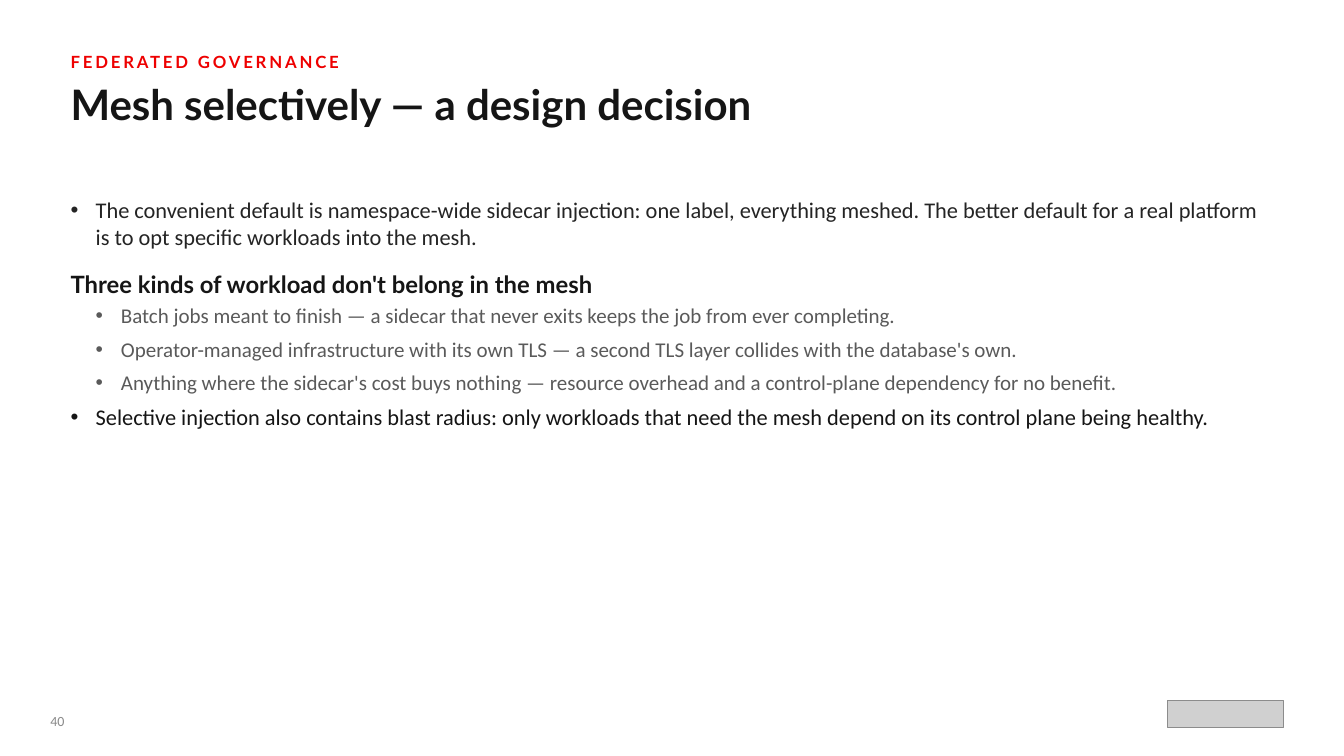
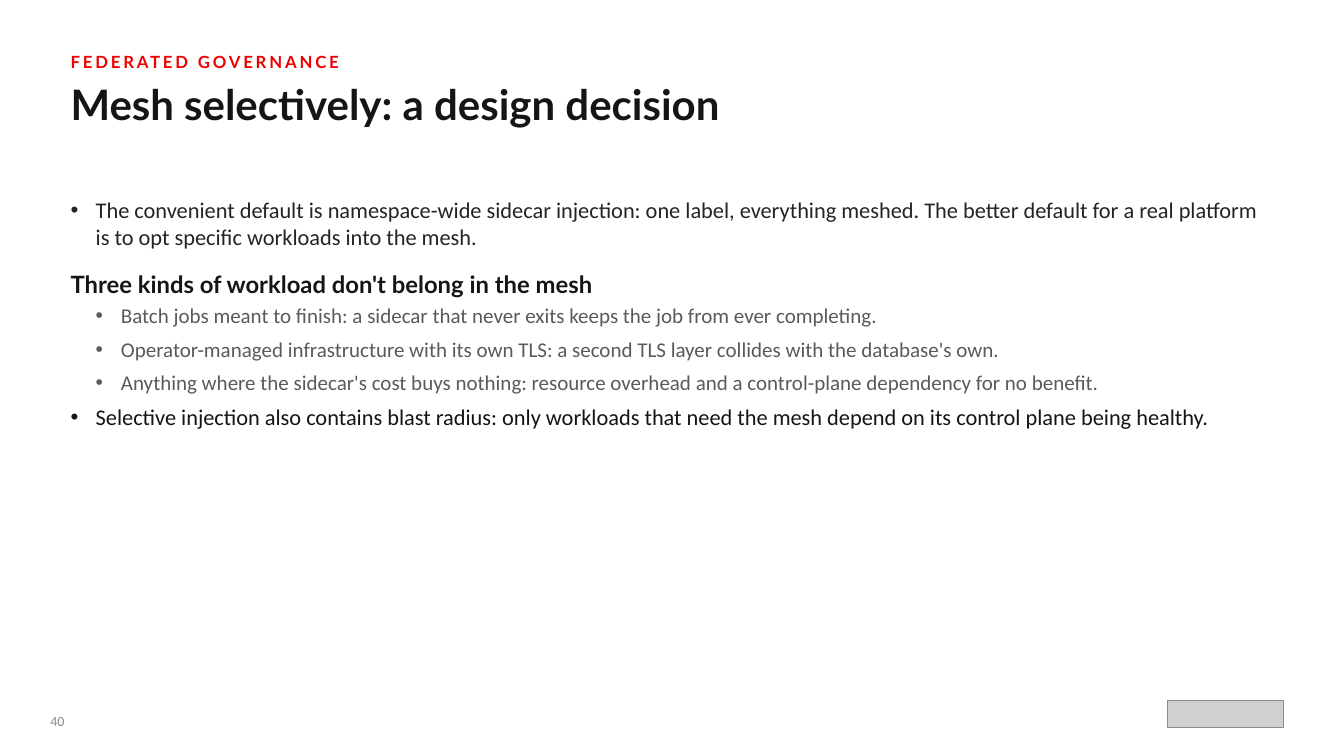
Before and after one commit to patterncatalyst/datamesh-reference-arch-python, a slide deck: slide 41 of presentation/data-mesh-openshift/Data_Mesh_on_OpenShift.pptx. Drawn at 1344x756 pixels with LibreOffice and Linux fonts; fonts in the diff are those of the drawing; grey boxes stand for pictures. Boxes give left, top, right and bottom in pixels: in the first picture for what was removed or moved away, otherwise in the second. Text is boxed around its words. In the diff, an @@ line names an element or a change of style, - is before the commit and + after.

Commit message:
docs(deck): professional-voice pass on the data-mesh decks
Remove em dashes, chapter/section cross-references, and ban-tier verbal
tics (deliberately, earns its place, load-bearing, worth noticing, honest,
on purpose, not a toy, rest of this deck) from The Data Mesh 101 and
Data Mesh on OpenShift pptxgenjs sources, then rebuild both decks.

```diff
--- a/presentation/data-mesh-openshift/Data_Mesh_on_OpenShift.pptx
+++ b/presentation/data-mesh-openshift/Data_Mesh_on_OpenShift.pptx
@@ text at bbox=[71, 88, 719, 128]: text changed @@
-Mesh selectively — a design decision
+Mesh selectively: a design decision
@@ text at bbox=[121, 308, 1098, 394]: text changed @@
-  • Batch jobs meant to finish — a sidecar that never exits keeps the job from ever completing.
-  • Operator-managed infrastructure with its own TLS — a second TLS layer collides with the database's own.
-  • Anything where the sidecar's cost buys nothing — resource overhead and a control-plane dependency for no benefit.
+  • Batch jobs meant to finish: a sidecar that never exits keeps the job from ever completing.
+  • Operator-managed infrastructure with its own TLS: a second TLS layer collides with the database's own.
+  • Anything where the sidecar's cost buys nothing: resource overhead and a control-plane dependency for no benefit.
```
Also in this commit, not shown: 53 other slides changed, 4 other files.
